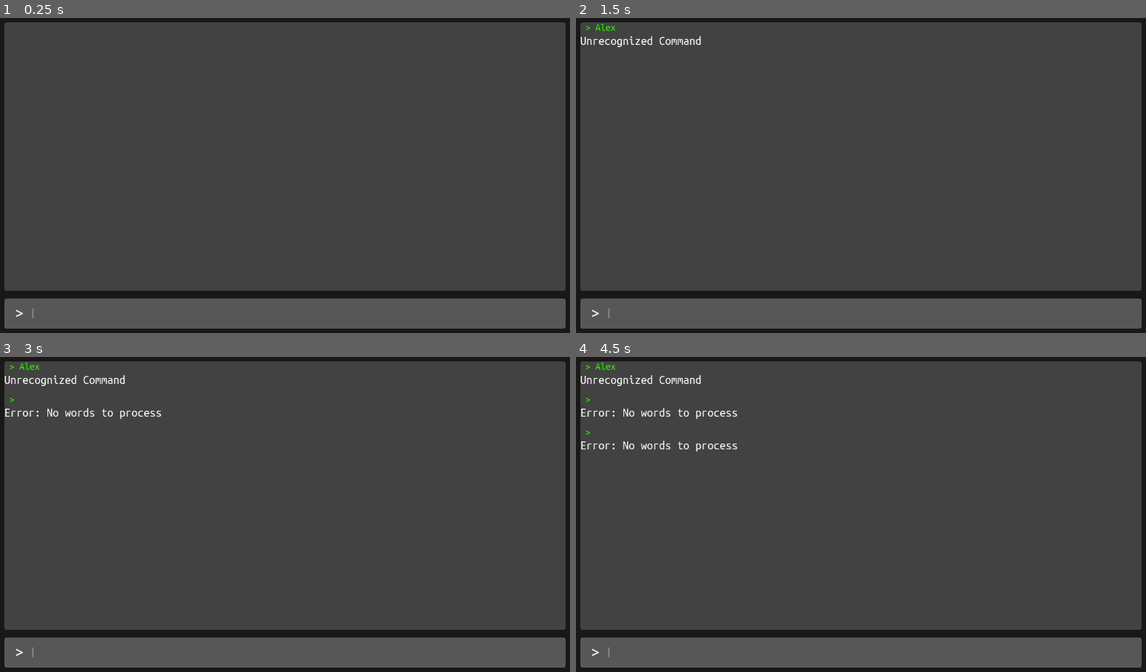
Above: before the commit, frames 1-4 (two rows, left to right).
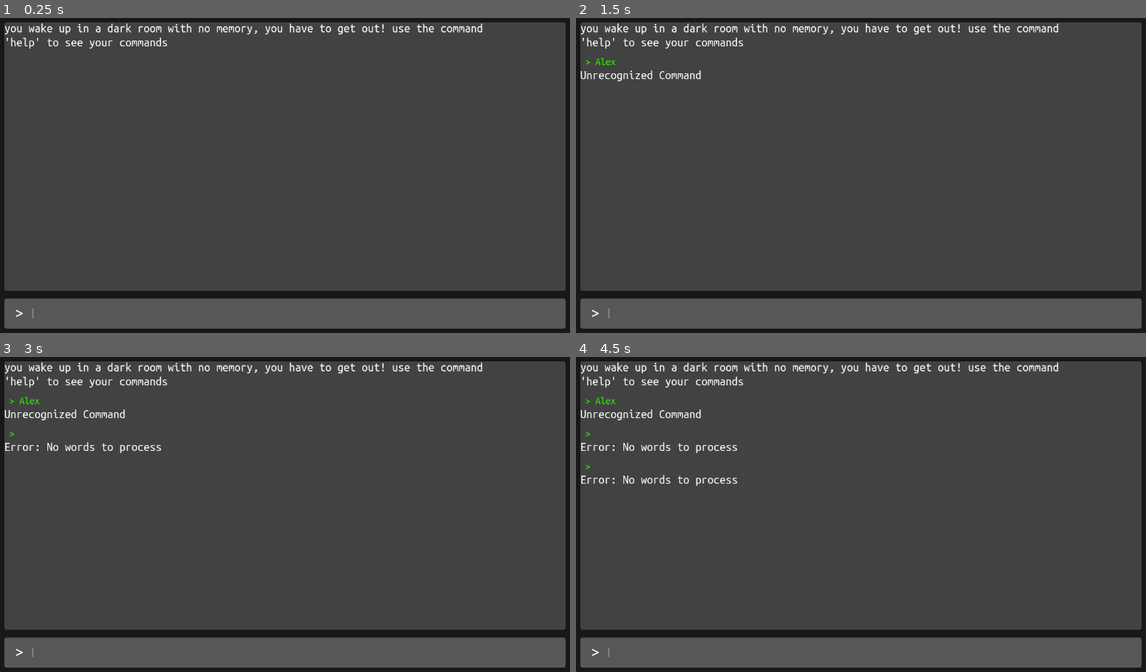
Above: after the commit, the same moments.

Repository: AkIszler/firstRPGGame
Game: Godot game, scene res://scenes/main_game.tscn
Same seed, same stepped clock (60 frames per second), same inputs: the game is played once before the commit and once after it.
Inputs (mouse positions are in pixels of both pictures, inside the frame that each line leads up to):
- Up to frame 1 (0.25 s): no input
- Up to frame 2 (1.5 s): click (872, 314) at 0.52 s; type "Alex" at 0.6 s; tap Enter at 1.25 s
- Up to frame 3 (3 s): tap Space at 2 s; tap Enter at 2.75 s
- Up to frame 4 (4.5 s): tap Space at 3.5 s; tap Enter at 4.25 s

The runs differ from the first frame. In frame 1, 1.0% of the frame differs, in the area x 0-85%, y 1-10%; in frame 2, 1.5%; in frame 3, 1.9%; in frame 4, 2.2%, in the area x 0-85%, y 1-41%.

Commit message:
more text stuff

Diff:
--- /dev/null
+++ b/scenes/history.tscn
@@ -0,0 +1,11 @@
+[gd_scene load_steps=2 format=3 uid="uid://dwh3xiymotgsh"]
+
+[ext_resource type="Theme" uid="uid://d2rqp0rit7ww6" path="res://FontTheams/Ubuntu_24_reg.tres" id="1_47whl"]
+
+[node name="userHistory" type="Label"]
+theme = ExtResource("1_47whl")
+theme_override_colors/font_color = Color(0.176, 0.96, 0, 1)
+theme_override_colors/font_outline_color = Color(0, 0, 0, 1)
+theme_override_font_sizes/font_size = 20
+text = " > heyyyyllllo
+"
--- a/scenes/input_response.tscn
+++ b/scenes/input_response.tscn
@@ -1,21 +1,28 @@
-[gd_scene load_steps=3 format=3 uid="uid://d8fsdgp5qt81"]
+[gd_scene load_steps=7 format=3 uid="uid://d8fsdgp5qt81"]
 
 [ext_resource type="Script" path="res://scripts/input_response.gd" id="1_alt2p"]
-[ext_resource type="Theme" uid="uid://d2rqp0rit7ww6" path="res://FontTheams/Ubuntu_24_reg.tres" id="1_ap3vs"]
+[ext_resource type="PackedScene" uid="uid://dwh3xiymotgsh" path="res://scenes/history.tscn" id="2_ee15u"]
+[ext_resource type="FontFile" uid="uid://de64tnmnphsmf" path="res://Fonts/UbuntuMono-Regular.ttf" id="3_7khrd"]
+[ext_resource type="PackedScene" uid="uid://bxjb42k7cld24" path="res://scenes/response.tscn" id="4_yxhp0"]
+
+[sub_resource type="Theme" id="Theme_psi8w"]
+resource_local_to_scene = true
+default_font = ExtResource("3_7khrd")
+default_font_size = 24
+
+[sub_resource type="Theme" id="Theme_mqlmx"]
+resource_local_to_scene = true
+default_font = ExtResource("3_7khrd")
+default_font_size = 24
 
 [node name="inputResponse" type="VBoxContainer"]
 script = ExtResource("1_alt2p")
 
-[node name="userHistory" type="Label" parent="."]
+[node name="userHistory" parent="." instance=ExtResource("2_ee15u")]
 layout_mode = 2
-theme = ExtResource("1_ap3vs")
-theme_override_colors/font_color = Color(0.176, 0.96, 0, 1)
-theme_override_colors/font_outline_color = Color(0, 0, 0, 1)
-theme_override_font_sizes/font_size = 20
-text = " > heyyyyllllo
-"
+theme = SubResource("Theme_psi8w")
 
-[node name="userResponse" type="Label" parent="."]
+[node name="userResponse" parent="." instance=ExtResource("4_yxhp0")]
 layout_mode = 2
-theme = ExtResource("1_ap3vs")
-text = "Oh that sounds great!"
+theme = SubResource("Theme_mqlmx")
+autowrap_mode = 0
--- /dev/null
+++ b/scenes/response.tscn
@@ -0,0 +1,16 @@
+[gd_scene load_steps=2 format=3 uid="uid://bxjb42k7cld24"]
+
+[ext_resource type="Theme" uid="uid://d2rqp0rit7ww6" path="res://FontTheams/Ubuntu_24_reg.tres" id="1_w3bob"]
+
+[node name="userResponse" type="Label"]
+custom_minimum_size = Vector2(1000, 0)
+layout_direction = 2
+offset_left = 5.0
+offset_right = 257.0
+offset_bottom = 25.0
+size_flags_vertical = 0
+theme = ExtResource("1_w3bob")
+text = "Oh that sounds great!"
+autowrap_mode = 2
+visible_characters_behavior = 1
+text_direction = 1
--- a/scripts/main_game.gd
+++ b/scripts/main_game.gd
@@ -2,6 +2,7 @@
 
 
 const InputRespose = preload("res://scenes/input_response.tscn")
+const Response = preload("res://scenes/response.tscn")
 
 @export var max_lines_held : int = 30
 
@@ -16,6 +17,11 @@
 func _ready() -> void:
 	scrollbar.changed.connect(scroll_changed)
 	max_scroll_val = scrollbar.max_value
+	var startingMsg = Response.instantiate()
+	startingMsg.text = "you wake up in a dark room with no memory, you have to get out! use the command 'help' to see your commands"
+	add_response_to_history(startingMsg)
+
+
 
 func scroll_changed():
 	if max_scroll_val != scrollbar.max_value:
@@ -32,8 +38,12 @@
 
 	var inputResponse = InputRespose.instantiate()
 	inputResponse.Set_Text(new_text, response) #
-	history_rows.add_child(inputResponse)
+	add_response_to_history(inputResponse)
+
+func add_response_to_history(response: Control):
+	history_rows.add_child(response)
 	keep_history_clear()
+
 
 
 func keep_history_clear():
